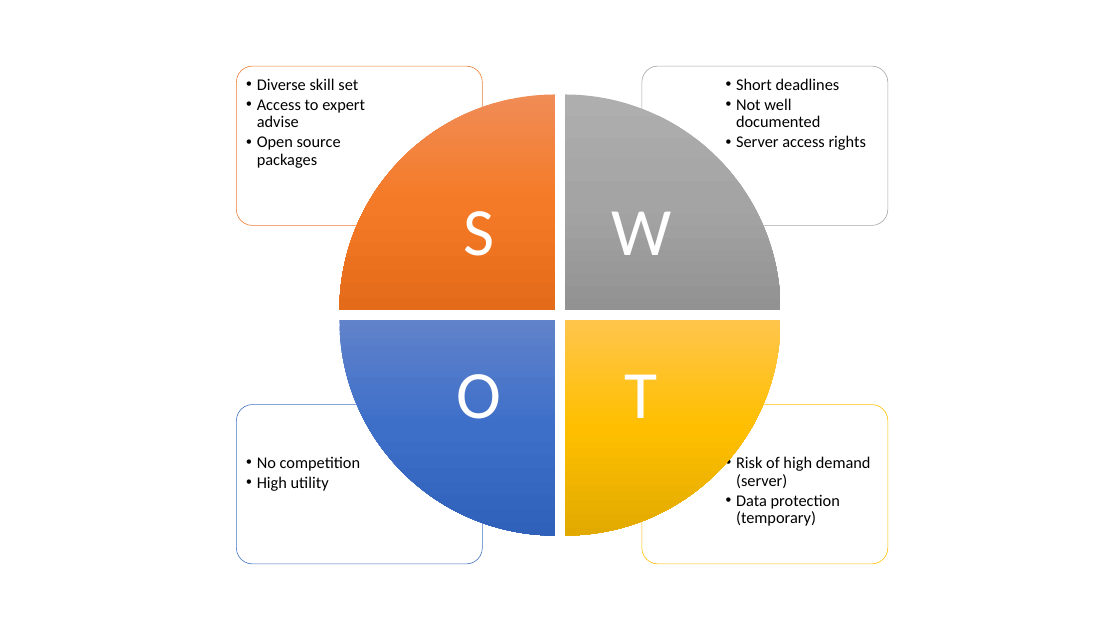
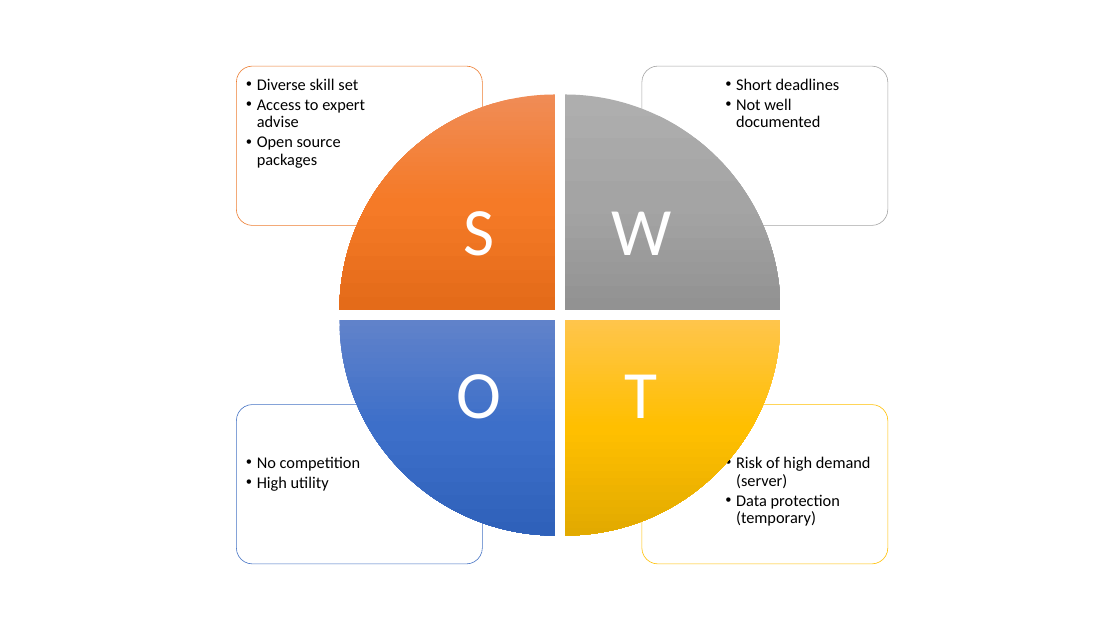
Before and after one commit to materrien/Projet-INSERM, a slide deck: slide 1 of Swot.pptx. Drawn at 1120x630 pixels with LibreOffice and Linux fonts; fonts in the diff are those of the drawing. Boxes give left, top, right and bottom in pixels: in the first picture for what was removed or moved away, otherwise in the second. Text is boxed around its words. In the diff, an @@ line names an element or a change of style, - is before the commit and + after.

```diff
--- a/Swot.pptx
+++ b/Swot.pptx
@@ text at box(736, 135, 866, 150): paragraph removed @@
-  •• Server access rights
```
Also in this commit, not shown: 1 slide added, 1 other file.
